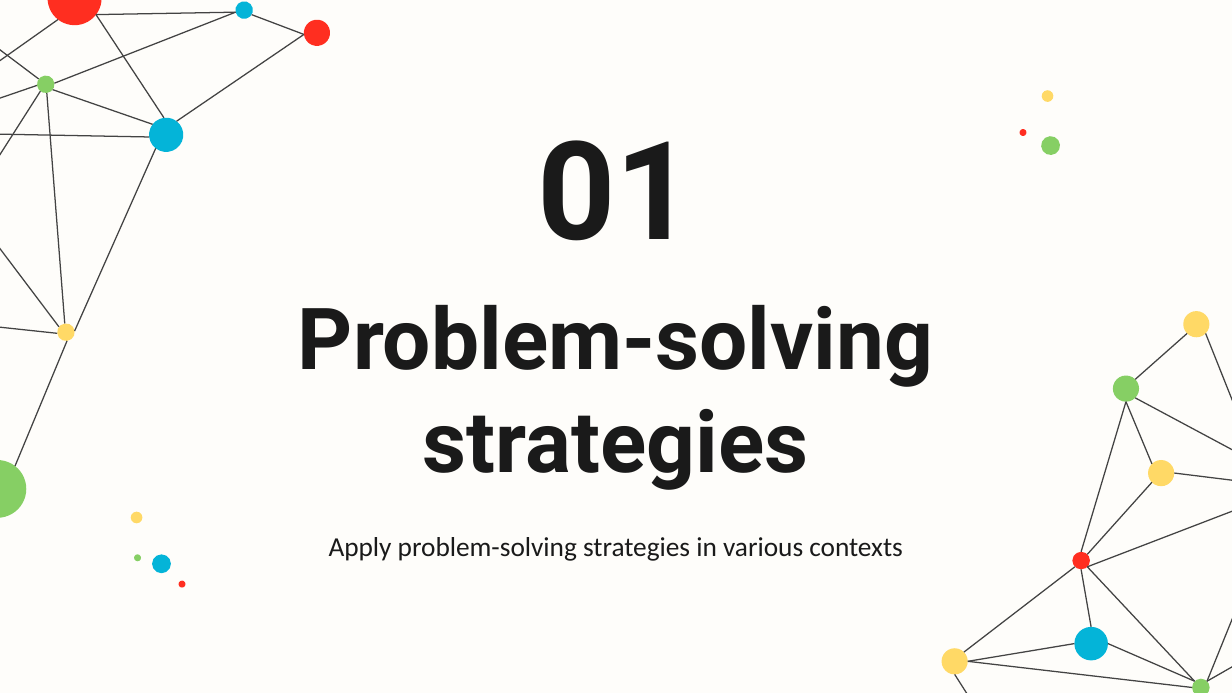
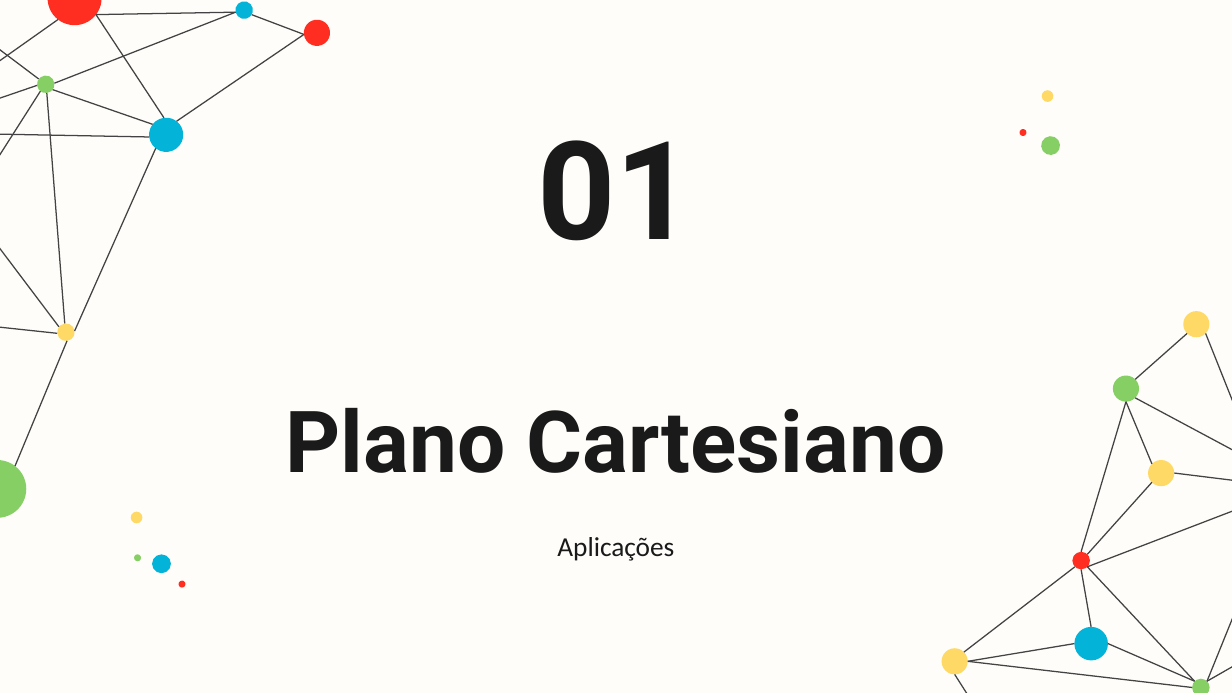
Before and after one commit to danhpaiva/una-teach-mca-202602, a slide deck: slide 4 of slide/teorica/05/05.mc.pptx. Drawn at 1232x693 pixels with LibreOffice and Linux fonts; fonts in the diff are those of the drawing. Boxes give left, top, right and bottom in pixels: in the first picture for what was removed or moved away, otherwise in the second. Text is boxed around its words. In the diff, an @@ line names an element or a change of style, - is before the commit and + after.

```diff
--- a/slide/teorica/05/05.mc.pptx
+++ b/slide/teorica/05/05.mc.pptx
@@ title at <box>285,408,946,473</box>: text changed @@
-Problem-solving strategies
+Plano Cartesiano
@@ subtitle at <box>557,537,674,561</box>: text changed @@
-Apply problem-solving strategies in various contexts
+Aplicações
```
Also in this commit, not shown: 1 other slide changed, 31 slides added, 5 slides removed, 1 other file.
